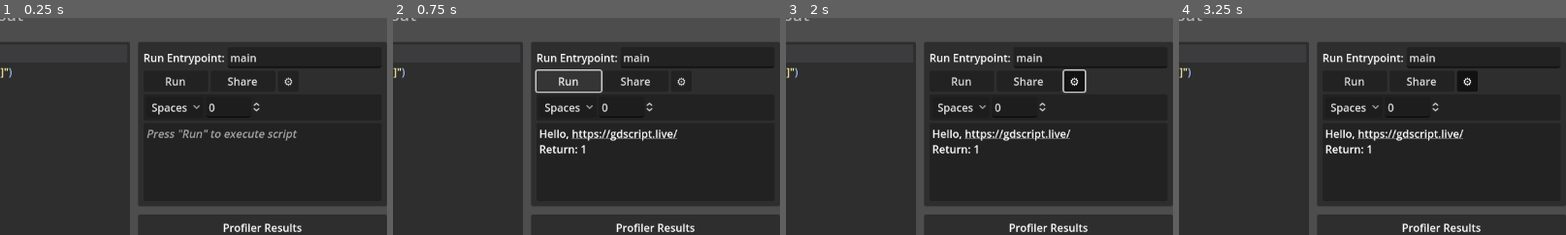
Above: before the commit, frames 1-4 (left to right).
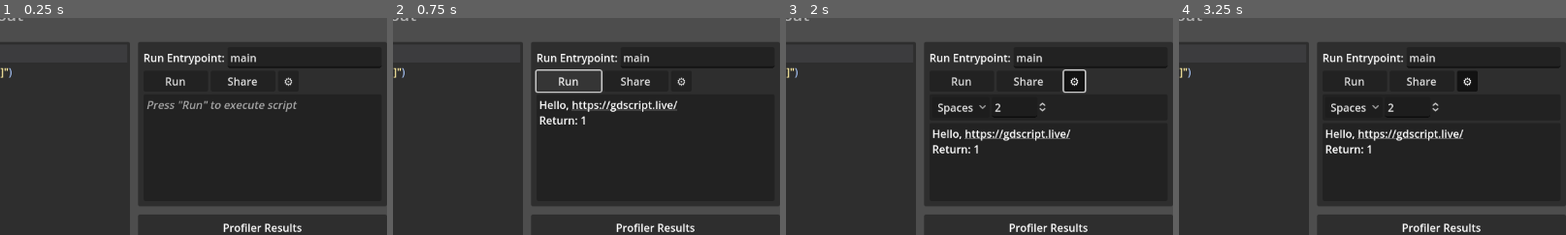
Above: after the commit, the same moments.

Repository: BtheDestroyer/gdscript-live
Game: Godot game, scene res://Editor.tscn
Same seed, same stepped clock (60 frames per second), same inputs: the game is played once before the commit and once after it. The engine's default icon, where the game draws it, is replaced by a stand-in: a white triangle on a blue panel in a dark square.
Inputs (mouse positions are % of the whole screen's width and height, from its top left):
- Up to frame 1 (0.25 s): no input
- Up to frame 2 (0.75 s): click "Run" at 0.5 s
- Up to frame 3 (2 s): click "⚙" at 1.25 s
- Up to frame 4 (3.25 s): click "Spaces" at 2 s; click (3, 6) at 2.75 s
The pictures show only the part of the screen within x 50-100%, y 6-56%; the shares and areas given below are measured in that part.

The runs differ from the first frame. In frame 1, 1.6% of the frame differs, in the area x 37-77%, y 37-57%; in frame 2, 2.6%, in the area x 37-74%, y 37-63%; in frame 3, less than 0.1%; in frame 4, less than 0.1%.
Error before the commit: Invalid access to property or key 'button_pressed' on a base object of type 'Nil'. (res://Settings.gd:12)

Commit message:
Added some indentation checking to Editor

Diff:
--- a/CodeEdit.gd
+++ b/CodeEdit.gd
@@ -16,9 +16,10 @@
   var new_indent := " ".repeat(indentation_size) if use_spaces else "\t"
   var new_text := ""
   var offset := 0
-  var non_indent_regex := RegEx.create_from_string("^(%s)*(?!%s)(.*)$" % [old_indent, old_indent])
+  var regex_source := "^(%s)*(?!%s)(.*)$" % [old_indent, old_indent]
+  var non_indent_regex := RegEx.create_from_string(regex_source)
   while offset < text.length():
-    var current_line := text.substr(offset, text.find("\n", offset))
+    var current_line := text.substr(offset, text.find("\n", offset) - offset)
     var non_indent_match := non_indent_regex.search(current_line)
     if non_indent_match:
       var old_indentation_count := current_line.count(old_indent, 0, non_indent_match.get_end(1))
--- a/Editor.gd
+++ b/Editor.gd
@@ -128,12 +128,66 @@
   return source
 
 enum IndentationType {
+  UNKNOWN,
   TAB,
   SPACE
 }
 
 func _ensure_script_has_no_errors(source: String) -> bool:
-  var indentation_type := IndentationType.SPACE if code_edit.indent_use_spaces else IndentationType.TAB
+  var indentation_type := IndentationType.UNKNOWN
+  var indent_regex := RegEx.create_from_string("^[\t ]+")
+  var last_line := ""
+  var line_index := 0
+  var expected_indentations: Array[String] = [""]
+  for line in source.split("\n"):
+    line_index += 1
+    var regex_match := indent_regex.search(line)
+    if regex_match == null:
+      if not line.is_empty():
+        last_line = line
+        expected_indentations = [""]
+      continue
+    var current_line_indentation := regex_match.get_string()
+    if current_line_indentation.count(current_line_indentation[0]) != current_line_indentation.length():
+      user_push_error(["Indentation mismatch. Mixing tabs and spaces."], line_index)
+      return false
+    var found_indentation_type := IndentationType.SPACE if current_line_indentation[0] == " " else IndentationType.TAB
+    if found_indentation_type != indentation_type:
+      if indentation_type == IndentationType.UNKNOWN:
+        indentation_type = found_indentation_type
+        var expected_indentation_type := IndentationType.SPACE if code_edit.indent_use_spaces else IndentationType.TAB
+        if found_indentation_type != expected_indentation_type:
+          var expected_indentation := "spaces" if expected_indentation_type == IndentationType.SPACE else "tabs"
+          var found_indentation := "spaces" if found_indentation_type == IndentationType.SPACE else "tabs"
+          user_push_warning(["Indentation mismatch with settings. Expected ", expected_indentation, ", but found ", found_indentation], line_index)
+      else:
+        var original_indentation := "spaces" if indentation_type == IndentationType.SPACE else "tabs"
+        var found_indentation := "spaces" if found_indentation_type == IndentationType.SPACE else "tabs"
+        user_push_error(["Indentation mismatch. Switched from ", original_indentation, " to ", found_indentation], line_index)
+        return false
+    if current_line_indentation.length() > expected_indentations.back().length() and not last_line.ends_with(":") and not last_line.ends_with("\\"):
+      user_push_error(["Indentation error. Indentation increased despite prior line not ending with `:` or `\\`"], line_index)
+      return false
+    elif last_line.ends_with(":"):
+      if current_line_indentation.length() > expected_indentations.back().length():
+        var expected_indentation_count := code_edit.indent_size if code_edit.indent_use_spaces else 1
+        if current_line_indentation.length() != expected_indentations.back().length() + expected_indentation_count:
+          user_push_warning(["Indentation mismatch with settings. Expected next level to be ", expected_indentation_count, ", but found ", current_line_indentation.length()], line_index)
+        expected_indentations.push_back(current_line_indentation)
+      else:
+        user_push_error(["Indentation error. Indentation did not increase despite prior line ending with `:`"], line_index)
+        return false
+    else: # Indentation decrease testing
+      while expected_indentations.size() > 0:
+        if current_line_indentation.length() == expected_indentations.back().length():
+          break # Found valid indentation level
+        elif current_line_indentation.length() < expected_indentations.back().length():
+          expected_indentations.pop_back() # Still decreasing
+        else:
+          # Decreased too far or between possible indentations
+          user_push_error(["Indentation error. Indentation decreased to an invalid amount (either too much or too little)."], line_index)
+          return false
+    last_line = line
   return true
 
 func _postprocess_script(source: String) -> String:
@@ -160,6 +214,9 @@
   if entrypoint.is_empty():
     entrypoint_field.text = ""
     _print_error("Entrypoint is empty")
+    return
+  if not _ensure_script_has_no_errors(code_edit.text):
+    _print_error("Script has errors")
     return
   var script := GDScript.new()
   script.source_code = _postprocess_script(code_edit.text)
--- a/Editor.tscn
+++ b/Editor.tscn
@@ -211,9 +211,14 @@
 theme_override_constants/margin_right = 4
 theme_override_constants/margin_bottom = 4
 
-[node name="Settings" type="HFlowContainer" parent="VBoxContainer/HSplitContainer/VSplitContainer/Toolbox/MarginContainer/VBoxContainer/PanelContainer/MarginContainer"]
+[node name="Settings" type="HFlowContainer" parent="VBoxContainer/HSplitContainer/VSplitContainer/Toolbox/MarginContainer/VBoxContainer/PanelContainer/MarginContainer" node_paths=PackedStringArray("primary_container", "settings_button", "indentation_option", "indentation_size", "code_edit")]
 layout_mode = 2
 script = ExtResource("5_i5jg0")
+primary_container = NodePath("../..")
+settings_button = NodePath("../../../Buttons/Settings")
+indentation_option = NodePath("Indentation")
+indentation_size = NodePath("IndentationSize")
+code_edit = NodePath("../../../../../../../CodeEdit")
 
 [node name="Indentation" type="OptionButton" parent="VBoxContainer/HSplitContainer/VSplitContainer/Toolbox/MarginContainer/VBoxContainer/PanelContainer/MarginContainer/Settings"]
 layout_mode = 2
@@ -227,7 +232,9 @@
 [node name="IndentationSize" type="SpinBox" parent="VBoxContainer/HSplitContainer/VSplitContainer/Toolbox/MarginContainer/VBoxContainer/PanelContainer/MarginContainer/Settings"]
 layout_mode = 2
 tooltip_text = "Indentation Size"
+min_value = 1.0
 max_value = 8.0
+value = 2.0
 rounded = true
 
 [node name="PanelContainer2" type="PanelContainer" parent="VBoxContainer/HSplitContainer/VSplitContainer/Toolbox/MarginContainer/VBoxContainer"]
--- a/Settings.gd
+++ b/Settings.gd
@@ -1,20 +1,33 @@
 extends HFlowContainer
 
+@export var primary_container: Control
 @export var settings_button: Button
 @export var indentation_option: OptionButton
 @export var indentation_size: SpinBox
 @export var code_edit: CodeEdit
 
+func _load_settings() -> void:
+  pass # TODO
+
+func _save_settings() -> void:
+  pass # TODO
+
 func _ready() -> void:
-  pass
+  _load_settings()
+  primary_container.visible = settings_button.button_pressed
+
+func _notification(what: int) -> void:
+  match what:
+    NOTIFICATION_EXIT_TREE, NOTIFICATION_WM_CLOSE_REQUEST, NOTIFICATION_CRASH:
+      _save_settings()
 
 func _on_settings_pressed() -> void:
-  visible = settings_button.button_pressed
+  primary_container.visible = settings_button.button_pressed
 
 func _reindent_code_edit() -> void:
   var use_spaces := indentation_option.selected == 1
-  var indent_size := indentation_size
-  code_edit.reindent(use_spaces, indentation_size)
+  var indent_size := indentation_size.value
+  code_edit.reindent(use_spaces, indent_size)
 
 func _on_indentation_item_selected(_index: int) -> void:
   _reindent_code_edit()
